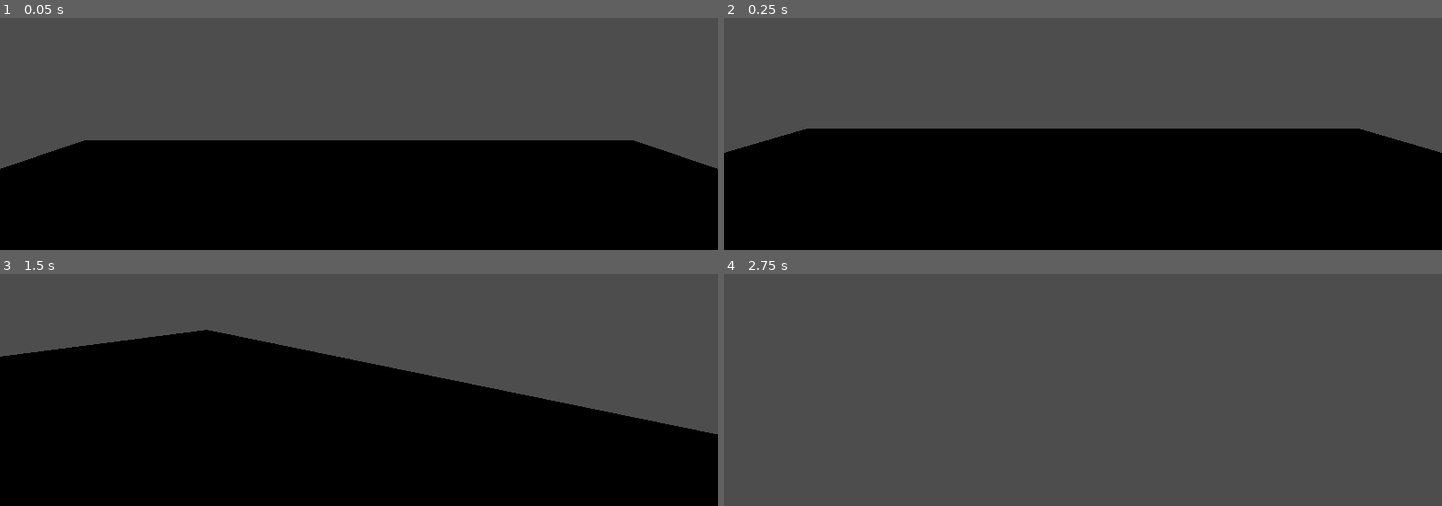
Above: before the commit, frames 1-4 (two rows, left to right).
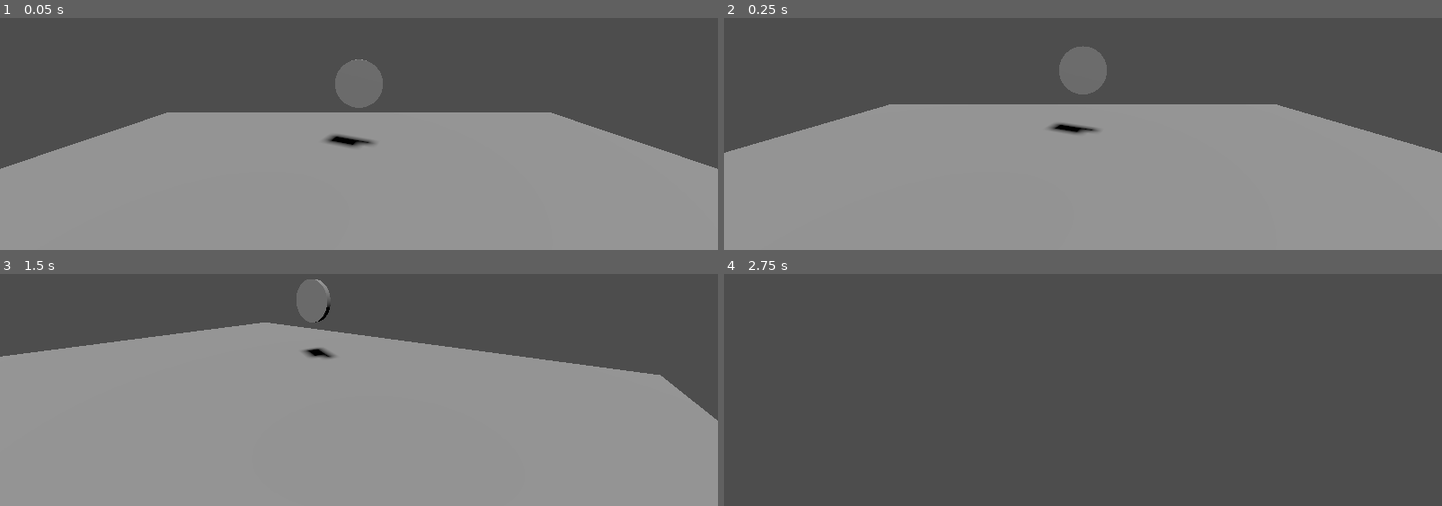
Above: after the commit, the same moments.

Repository: SpaceTunaaa/Kevin_GAMES4900
Game: Godot game, scene res://Level/CoinCollect.tscn
The game is run twice, just before and just after one commit, with the same random seed, the same clock (stepped at 60 frames per second) and the same inputs.
Inputs (mouse positions are in pixels of both pictures, inside the frame that each line leads up to):
- Up to frame 1 (0.05 s): no input
- Up to frame 2 (0.25 s): no input
- Up to frame 3 (1.5 s): tap Enter (ui_accept) at 0.5, 0.77 s; move the mouse to (516, 283) at 0.52 s; hold Right (ui_right) 0.53-1.28 s; click (516, 283) at 0.67 s; move the mouse to (323, 306) at 1.27 s; hold Up (ui_up) from 1.28 s (still down)
- Up to frame 4 (2.75 s): keep holding Up (ui_up); tap Enter (ui_accept) at 1.52 s; move the mouse to (1097, 297) at 2.02 s

The runs differ from the first frame. In frame 1, 55% of the frame differs, in the area x 0-100%, y 17-100%; in frame 2, 59%; in frame 3, 68%, in the area x 0-100%, y 2-100%; in frame 4, nothing differs.

Commit message:
completed godot coin collect trigger

Diff:
--- a/Godot/Level/CoinCollect.tscn
+++ b/Godot/Level/CoinCollect.tscn
@@ -1,27 +1,51 @@
 [gd_scene format=3 uid="uid://cnksy4b74gydd"]
 
 [ext_resource type="PackedScene" uid="uid://bs72ogkvdd7d6" path="res://Controller/proto_controller.tscn" id="1_4f6w0"]
+[ext_resource type="Script" uid="uid://dc4lkyrq50ghx" path="res://Level/collision_shape_3d.gd" id="2_xb66h"]
 
 [sub_resource type="BoxMesh" id="BoxMesh_mlu0j"]
 
 [sub_resource type="BoxShape3D" id="BoxShape3D_mlu0j"]
 size = Vector3(1.0239258, 1, 0.83644104)
 
+[sub_resource type="CylinderMesh" id="CylinderMesh_4f6w0"]
+
+[sub_resource type="SphereShape3D" id="SphereShape3D_4f6w0"]
+
 [node name="CoinCollect" type="Node3D" unique_id=1037612168]
 
-[node name="Floor2" type="Node3D" parent="." unique_id=583514711]
+[node name="DirectionalLight3D" type="DirectionalLight3D" parent="." unique_id=923992325]
+transform = Transform3D(-0.8660254, -0.43301278, 0.24999999, 0.3976522, -0.29337296, 0.8693705, -0.30310526, 0.85230994, 0.42625692, 0, 7.2736917, 8.568868)
+light_energy = 1.167
+shadow_enabled = true
+directional_shadow_max_distance = 380.0
 
-[node name="Floor" type="MeshInstance3D" parent="Floor2" unique_id=1846570166]
+[node name="FloorRoot" type="Node3D" parent="." unique_id=583514711]
+
+[node name="Floor" type="MeshInstance3D" parent="FloorRoot" unique_id=1846570166]
 transform = Transform3D(12.451292, 0, 0, 0, 0.41914493, 0, 0, 0, 11.923865, 0, 0, 0)
 mesh = SubResource("BoxMesh_mlu0j")
 skeleton = NodePath("../..")
 
-[node name="StaticBody3D" type="StaticBody3D" parent="Floor2" unique_id=1708831574]
+[node name="StaticBody3D" type="StaticBody3D" parent="FloorRoot" unique_id=1708831574]
 transform = Transform3D(12.451292, 0, 0, 0, 0.41914493, 0, 0, 0, 11.923865, 0, 0, 0)
 
-[node name="CollisionShape3D" type="CollisionShape3D" parent="Floor2/StaticBody3D" unique_id=493263927]
+[node name="CollisionShape3D" type="CollisionShape3D" parent="FloorRoot/StaticBody3D" unique_id=493263927]
 transform = Transform3D(0.97337574, 0, 0, 0, 1, 0, 0, 0, 1.1978647, -0.0011882024, 0, -0.00075853727)
 shape = SubResource("BoxShape3D_mlu0j")
 
-[node name="ProtoController" parent="." unique_id=909794686 instance=ExtResource("1_4f6w0")]
-transform = Transform3D(1, 0, 0, 0, 1, 0, 0, 0, 1, 0, 0.6103463, 0)
+[node name="ProtoController" parent="." unique_id=909794686 groups=["Player"] instance=ExtResource("1_4f6w0")]
+transform = Transform3D(1, 0, 0, 0, 1, 0, 0, 0, 1, 0, 0.6103463, 2.5765245)
+
+[node name="CoinRoot" type="Node3D" parent="." unique_id=1234926964]
+
+[node name="Coin" type="MeshInstance3D" parent="CoinRoot" unique_id=1028545546]
+transform = Transform3D(1, 0, 0, 0, -2.5078009e-09, -1, 0, 0.057371795, -4.371139e-08, 0, 1.5623336, -2.945681)
+mesh = SubResource("CylinderMesh_4f6w0")
+skeleton = NodePath("../..")
+
+[node name="Area3D" type="Area3D" parent="CoinRoot/Coin" unique_id=931714309]
+script = ExtResource("2_xb66h")
+
+[node name="CollisionShape3D" type="CollisionShape3D" parent="CoinRoot/Coin/Area3D" unique_id=848977151]
+shape = SubResource("SphereShape3D_4f6w0")
--- /dev/null
+++ b/Godot/Level/collision_shape_3d.gd
@@ -0,0 +1,16 @@
+extends Area3D
+
+func _ready() -> void:
+	# Connect the built-in signal to our handler function.
+	# This means: whenever something enters this Area3D, _on_body_entered will run.
+	body_entered.connect(_on_body_entered)
+
+func _on_body_entered(body: Node) -> void:
+	# Only react if the thing that entered is the Player (recommended sanity check).
+	# Easiest approach: put your Player in a group named "Player".
+	if not body.is_in_group("Player"):
+		return
+
+	print("Coin collected!")
+	# Optional: remove the coin so it can’t be collected twice.
+	# queue_free()
--- a/Godot/project.godot
+++ b/Godot/project.godot
@@ -18,3 +18,7 @@
 run/main_scene="uid://cnksy4b74gydd"
 config/features=PackedStringArray("4.6", "Forward Plus")
 config/icon="res://icon.svg"
+
+[global_group]
+
+Player=""
Not shown, added: Godot/Level/collision_shape_3d.gd.uid
